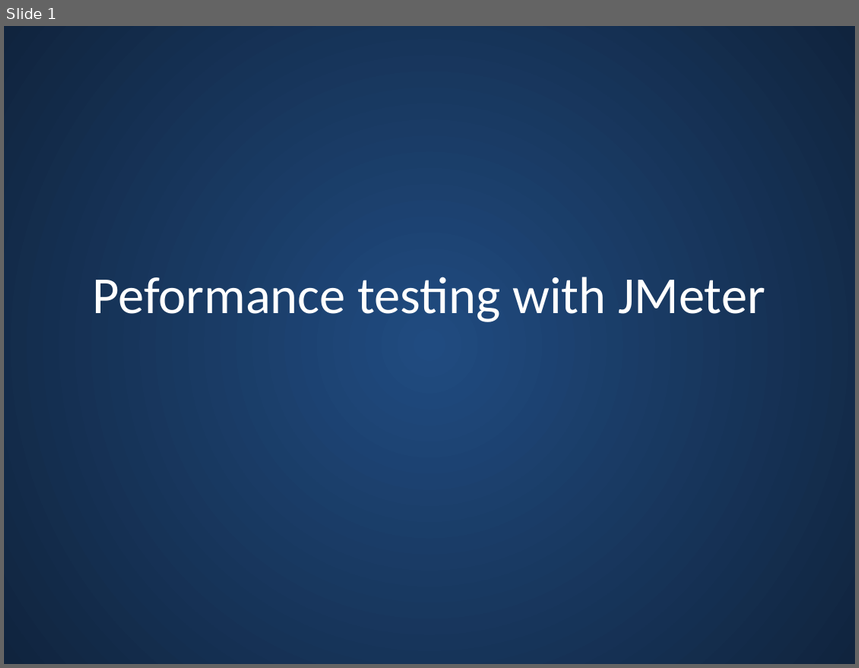
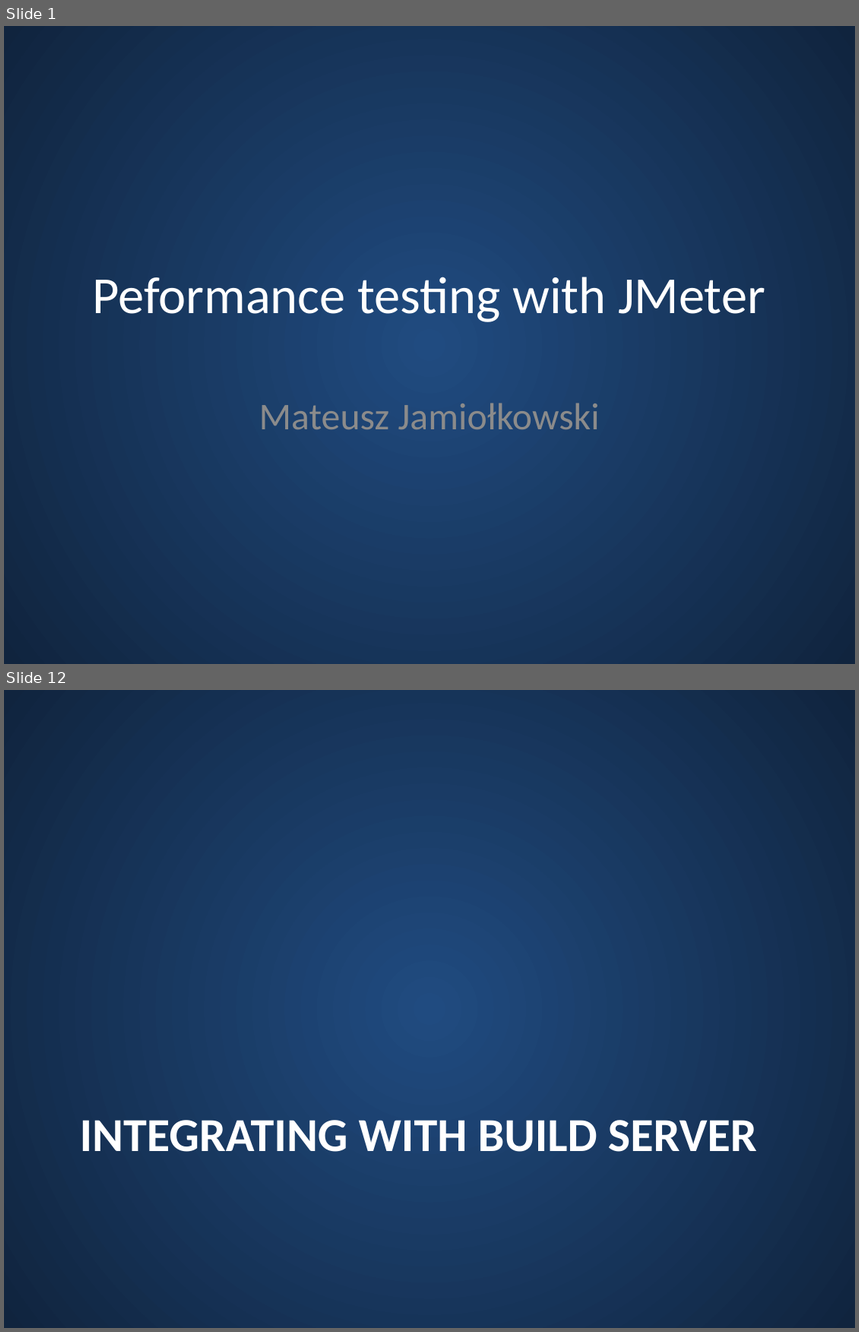
Before and after one commit to m-j/jmeter-demo, a slide deck: presentation/Jmeter-performance-tests.pptx. Shown one above the other, each under a label of ours: slide 1 before the commit, slides 1 and 12 after it; the slides between them are not shown. The pictures are 859x668 and 859x1332 pixels, drawn with LibreOffice and Linux fonts; fonts in the diff are those of the drawing. Boxes give left, top, right and bottom in pixels: in the first picture for what was removed or moved away, otherwise in the second. Text is boxed around its words. In the diff, an @@ line names an element or a change of style, - is before the commit and + after.

```diff
--- a/presentation/Jmeter-performance-tests.pptx
+++ b/presentation/Jmeter-performance-tests.pptx
@@ slide 12 added at (4,690,855,1328), background gradient #204B80 to #0F243E @@
@@ title added at (80,1120,757,1152), 40 pt, text #FFFFFF, bold @@
+INTEGRATING WITH BUILD SERVER
@@ slide 1 changed as well @@
@@ subtitle added at (259,403,600,430), 32 pt, text #8C8C8C @@
+Mateusz Jamiołkowski
```
Also in this commit, not shown: 11 other slides added, 1 slide removed.
